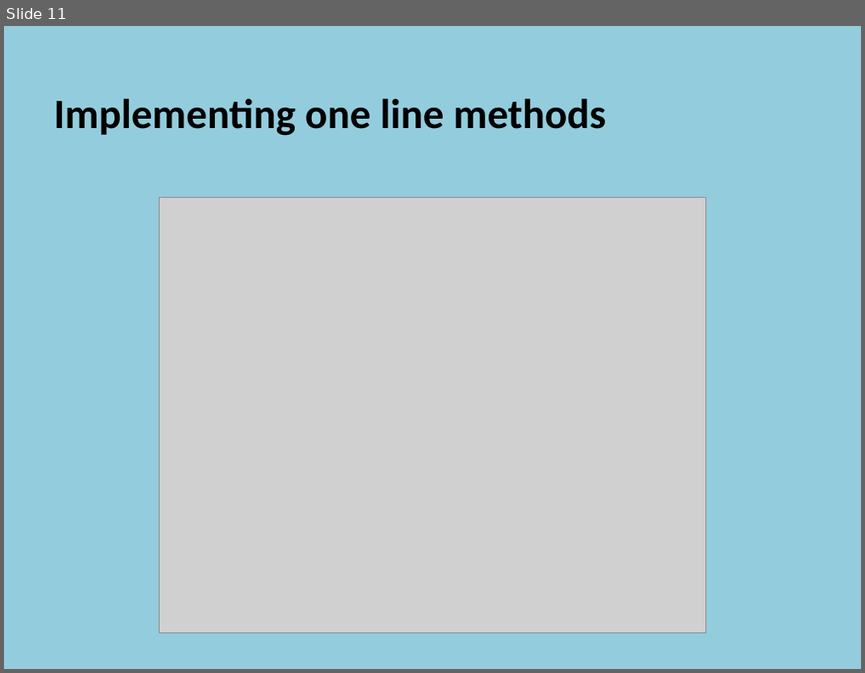
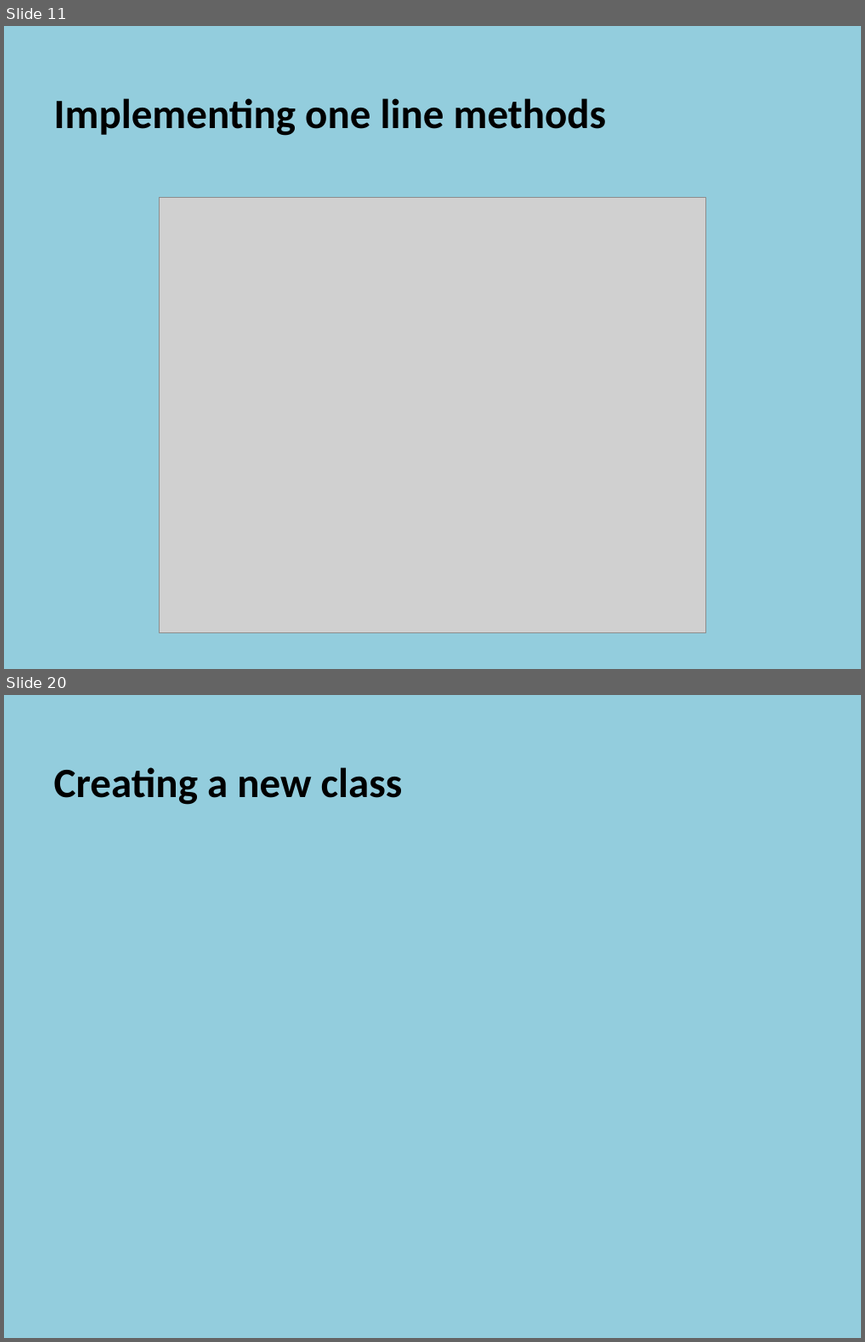
Before and after one commit to szetko/course-materials, a slide deck: Programming 4/02.1 File Structure/02.1 File Structure.pptx. Shown one above the other, each under a label of ours: slide 11 before the commit, slides 11 and 20 after it; the slides between them are not shown. The pictures are 865x673 and 865x1342 pixels, drawn with LibreOffice and Linux fonts; fonts in the diff are those of the drawing; grey boxes stand for pictures. Boxes give left, top, right and bottom in pixels: in the first picture for what was removed or moved away, otherwise in the second. Text is boxed around its words. In the diff, an @@ line names an element or a change of style, - is before the commit and + after.

Commit message:
Update Practical 02.1 - Classes and File Structure. Need to add screenshots

```diff
--- a/Programming 4/02.1 File Structure/02.1 File Structure.pptx
+++ b/Programming 4/02.1 File Structure/02.1 File Structure.pptx
@@ slide 20 added at (4, 695, 861, 1338), background #93CDDD @@
@@ text added at (54, 767, 403, 805), 35 pt, text #000000, bold @@
+  Creating a new class
```
Also in this commit, not shown: 8 other slides added, 4 other files.
